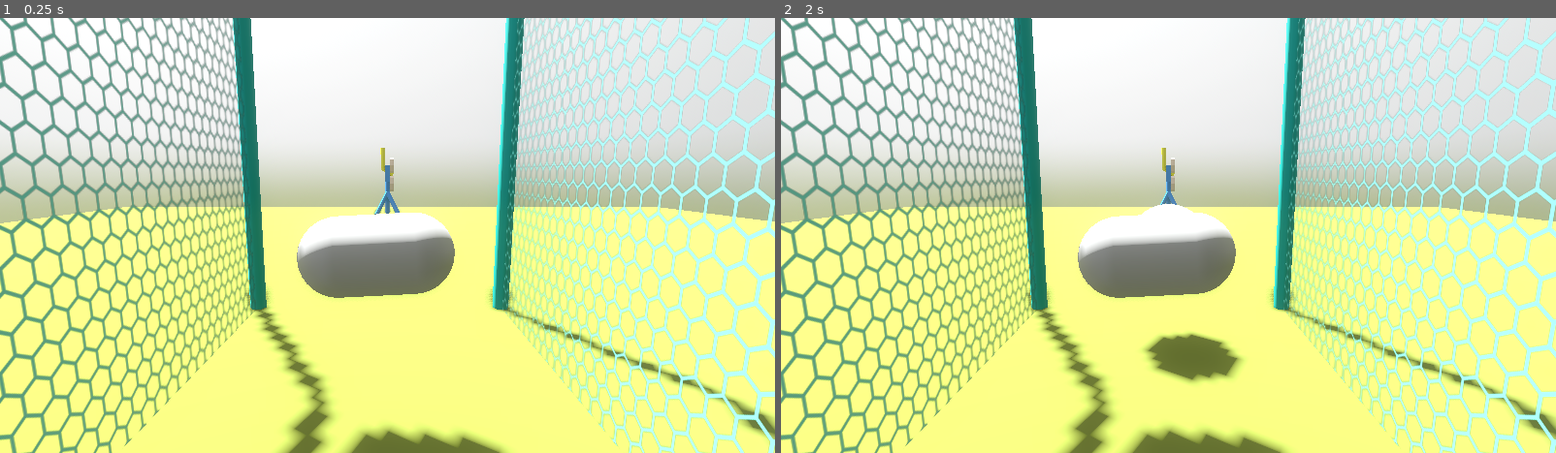
Above: before the commit, frames 1-2 (left to right).
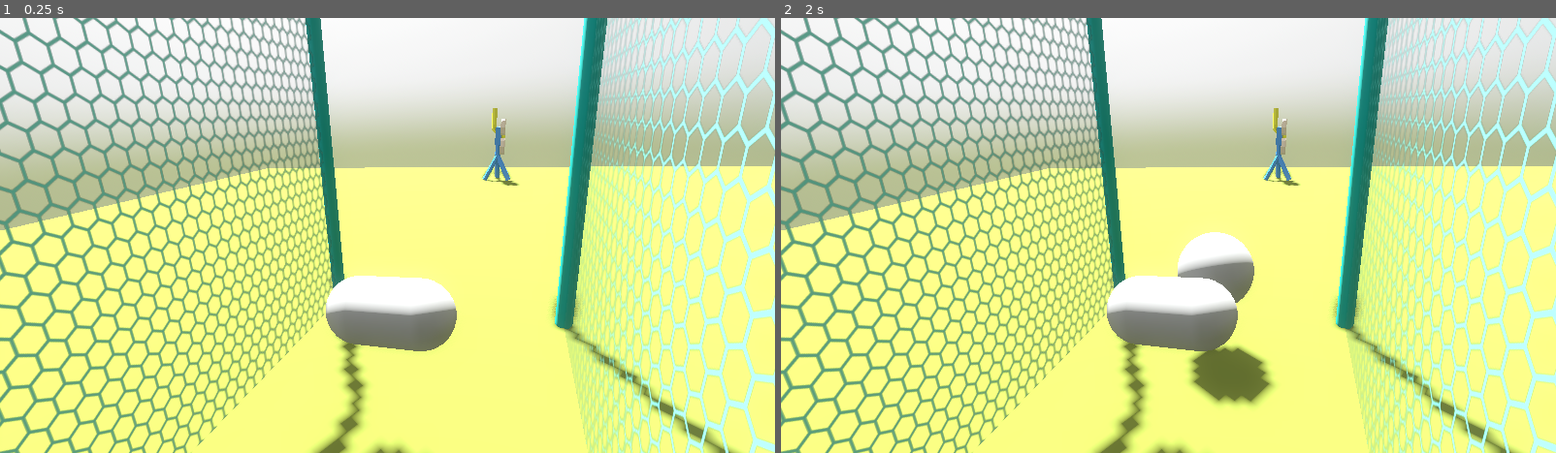
Above: after the commit, the same moments.

Repository: tylercchase/gwj-92
Game: Godot game, scene res://src/games/baseball_training.tscn
Two runs of this game, one before a commit and one after it. Both use one fixed random seed, a clock stepped at 60 frames per second and the inputs below. This scene is started directly instead of the project's main scene.
Inputs (mouse positions are in pixels of both pictures, inside the frame that each line leads up to):
- Up to frame 1 (0.25 s): no input
- Up to frame 2 (2 s): tap Enter at 0.5 s; move the mouse to (1339, 213) at 0.52 s; click (1339, 213) at 0.6 s; tap Space at 1.25 s; move the mouse to (1013, 257) at 1.27 s; click (1013, 257) at 1.35 s

The runs differ from the first frame. In frame 1, 60% of the frame differs, in the area x 0-100%, y 0-100%; in frame 2, 61%.
Error in both runs: Invalid access to property or key 'moved' on a base object of type 'null instance'. (res://src/components/remote_sync.gd:10)

Commit message:
feat: swings kinda work still jank

Diff:
--- a/src/games/baseball/baseball.gd
+++ b/src/games/baseball/baseball.gd
@@ -12,9 +12,16 @@
 
 func _on_body_entered(body):
 	if local_collision_pos:
-		var collision_position: Vector3 = local_collision_pos - global_position
-		apply_impulse(collision_position.abs() * Vector3(1,1,-40), collision_position) # TODO: figure out bat velocity better so faster swings go farther
-		# TODO: need to remove self either when missed or after hitting something else/time period after hit = home run
 		if body is Bat:
-			print('collided with a bat! do some cool animation or something')
-			print(body.calculate_movement_over_time())
+			var bat_velocity: Vector3 = body.calculate_movement_over_time()
+			var speed: float = bat_velocity.length()
+
+			var impulse: Vector3 = bat_velocity * (speed * 300.0)
+			impulse.z = abs(impulse.z) * -1
+			print(impulse)
+			var collision_position: Vector3 = local_collision_pos - global_position
+			apply_impulse(impulse, collision_position)
+			local_collision_pos = null
+		else:
+			# TODO: need to remove self either when missed or after hitting something else/time period after hit = home run
+			pass
--- a/src/games/baseball/bat.gd
+++ b/src/games/baseball/bat.gd
@@ -14,8 +14,12 @@
 
 
 func calculate_movement_over_time() -> Vector3:
-	return Vector3.ZERO
+	if len(tracked_positions) < 2:
+		return Vector3.ZERO
+	var total_delta := Vector3.ZERO
+	for i in range(len(tracked_positions) - 1):
+		total_delta += tracked_positions[i] - tracked_positions[i + 1]
+	return total_delta / (len(tracked_positions) - 1)
 
 func _on_remote_moved(delta: Vector3) -> void:
 	position += Vector3(delta.z, delta.y, delta.x)
-	print(delta)
--- a/src/games/baseball_training.tscn
+++ b/src/games/baseball_training.tscn
@@ -37,7 +37,7 @@
 material = SubResource("StandardMaterial3D_4v3yd")
 
 [node name="Camera3D" type="Camera3D" parent="." unique_id=1202822331]
-transform = Transform3D(1, 0, 0, 0, 0.9864493, 0.16406633, 0, -0.16406633, 0.9864493, 0, 0.93521345, 2.4357162)
+transform = Transform3D(0.945757, -0.053301055, 0.3204727, -0.048955876, 0.95180255, 0.3027791, -0.32116517, -0.3020445, 0.8975645, 0.39393586, 1.3745303, 2.4357162)
 fov = 60.0
 
 [node name="Bat" parent="." unique_id=1301539839 instance=ExtResource("2_r5w5a")]
